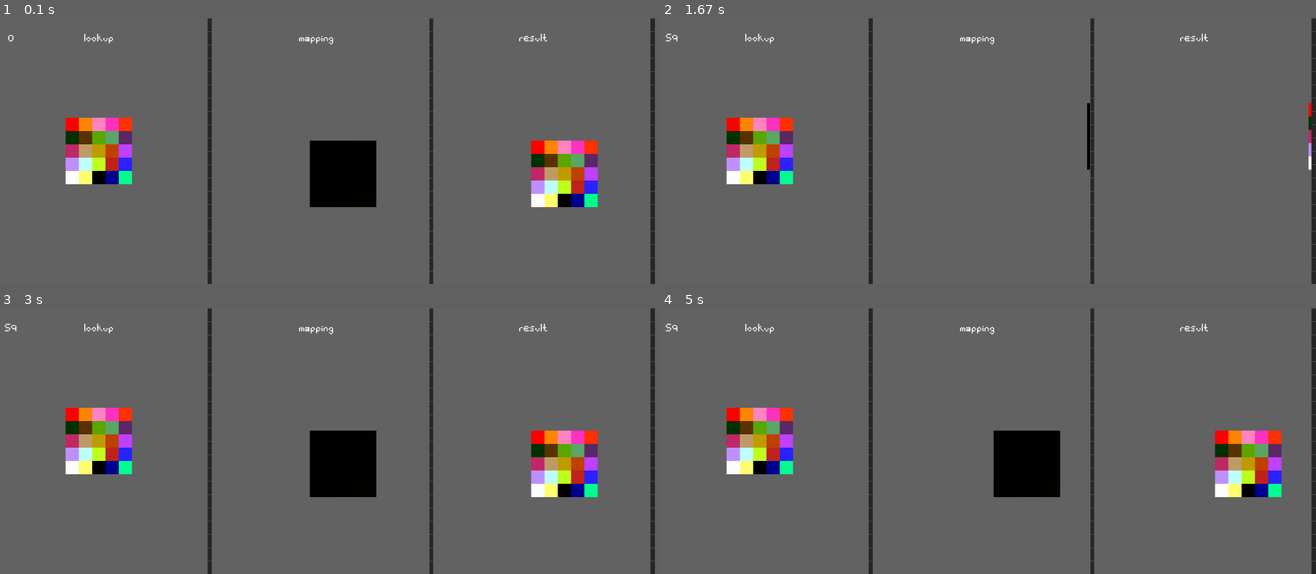
Above: before the commit, frames 1-4 (two rows, left to right).
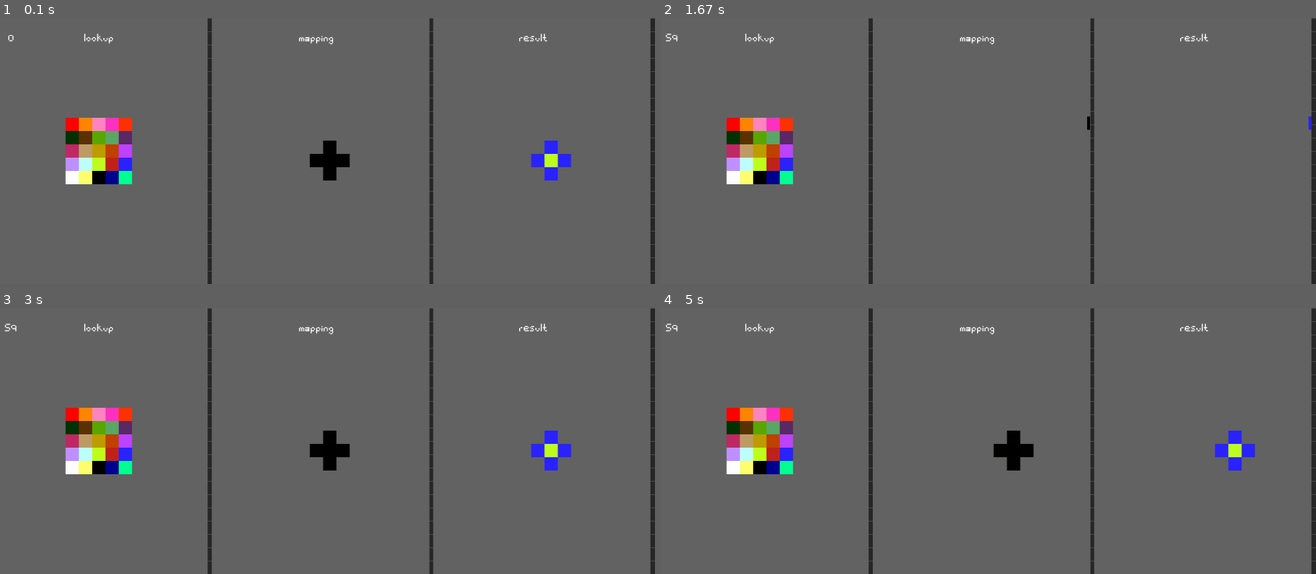
Above: after the commit, the same moments.

Repository: Mimkaa/Game_dev_trinkets
Game: pygame game, started from UV_Mapping_Pixel_ART/main.py
Two runs of this game, one before a commit and one after it. Both use one fixed random seed, a clock stepped at 60 frames per second and the inputs below.
Inputs:
- Up to frame 1 (0.1 s): no input
- Up to frame 2 (1.67 s): hold Right 0.33-0.8 s; hold Up 0.83-1.13 s; hold Right 1.17-1.63 s
- Up to frame 3 (3 s): hold Left 1.67-2.2 s; hold Down 2.23-2.53 s; hold Left 2.57-2.97 s
- Up to frame 4 (5 s): hold Up 3-3.37 s; hold Right 3.4-4.03 s; hold Down 4.07-4.43 s; hold Left 4.47-4.93 s; hold Right from 4.97 s (still down)

The runs differ from the first frame. In frame 1, 4.6% of the frame differs, in the area x 47-92%, y 46-72%; in frame 2, 0.2%; in frame 3, 4.6%; in frame 4, 4.6%.

Commit message:
Fix of logic in main logic function

Diff:
--- a/UV_Mapping_Pixel_ART/main.py
+++ b/UV_Mapping_Pixel_ART/main.py
@@ -17,6 +17,7 @@
     def load_data(self):
         self.font = path.join("PixelatedRegular-aLKm.ttf")
         self.lookup = pg.image.load(path.join("lookup.png")).convert_alpha()
+        self.flower=pg.image.load(path.join("flower.png")).convert_alpha()
 
     def draw_text(self, text, font_name, size, color, x, y, align="nw"):
         font = pg.font.Font(font_name, size)
@@ -55,7 +56,7 @@
         self.surfaces[0].blit(lookup, (self.surfaces[0].get_width() / 2 - lookup.get_width() / 2,
                                        self.surfaces[0].get_height() / 2 - lookup.get_height() / 2))
 
-        self.agent = Testing(self, (self.surfaces[0].get_width() // 2, self.surfaces[0].get_height() // 2), self.lookup)
+        self.agent = Testing(self, (self.surfaces[0].get_width() // 2, self.surfaces[0].get_height() // 2), self.lookup, self.flower)
 
     def run(self):
         # game loop - set self.playing = False to end the game
--- a/UV_Mapping_Pixel_ART/testing.py
+++ b/UV_Mapping_Pixel_ART/testing.py
@@ -6,7 +6,7 @@
 
 
 class Testing:
-    def __init__(self, game, pos, image):
+    def __init__(self, game, pos, image_origin, image_to_map):
         self.game = game
 
         self.pos = vec(pos)
@@ -25,11 +25,13 @@
         self.rect.center = self.pos
         self.hit_rect.bottom = self.rect.bottom
         self.hit_rect.centerx = self.rect.centerx
-        self.colors, self.mapping = self.create_UV_mapping(image)
-        self.origin_width = image.get_width()
-        self.origin_height = image.get_height()
-        self.mapping_img = pg.Surface((image.get_width() * TILESIZE, image.get_height() * TILESIZE))
-        self.result = pg.Surface((image.get_width() * TILESIZE, image.get_height() * TILESIZE))
+
+        self.image_to_map = image_to_map
+        self.colors, self.mapping = self.create_UV_mapping(image_origin, image_to_map)
+        self.image_width = image_to_map.get_width()
+        self.image_height = image_to_map.get_height()
+        self.mapping_img = pg.Surface((image_to_map.get_width() * TILESIZE, image_to_map.get_height() * TILESIZE),pg.SRCALPHA)
+        self.result = pg.Surface((image_to_map.get_width() * TILESIZE, image_to_map.get_height() * TILESIZE),pg.SRCALPHA)
 
     def get_keys(self):
         self.vel = vec(0, 0)
@@ -53,27 +55,48 @@
         img = Image.frombytes("RGBA", image.get_size(), raw_str)
         return img
 
-    def create_UV_mapping(self, surf):
-        im = self.surf_to_image(surf)
-        pixels = list(im.getdata())
-        width, height = im.size
-        colors = [[pixels[i + j * width] for i in range(width)] for j in range(height)]
-        mapping = [[(i, j, 0) for i in range(width)] for j in range(height)]
-        return colors, mapping
+    def create_UV_mapping(self, or_surf, frame):
+        im_or = self.surf_to_image(or_surf)
+        pixels_or = list(im_or.getdata())
+
+        im_frame = self.surf_to_image(frame)
+        pixels_frame = list(im_frame.getdata())
+
+        width_or, height_or = im_or.size
+        colors_origin = [[pixels_or[i + j * width_or] for i in range(width_or)] for j in range(height_or)]
+        mapping_1d = [(0, 0, 0, 0)] * len(pixels_frame)
+
+        for n, p in enumerate(pixels_frame):
+            for m, p_o in enumerate(pixels_or):
+                x = m % width_or
+                y = m // width_or
+                if p == p_o:
+                    # I had to switch them because they somehow are getting switched during the iteration
+                    mapping_1d[n] = (y, x, 0, 255)
+
+
+        width_frame, height_frame = im_frame.size
+        mapping_2d = [[mapping_1d[i + j * width_frame] for i in range(width_frame)] for j in range(height_frame)]
+        # width, height = im_or.size
+
+        # mapping = [[(i, j, 0) for i in range(width)] for j in range(height)]
+        return colors_origin, mapping_2d
 
     def update(self):
         # creating images
 
         # mapping
-        for i in range(self.origin_width):
-            for j in range(self.origin_height):
+        for i in range(self.image_width):
+            for j in range(self.image_height):
                 pg.draw.rect(self.mapping_img, self.mapping[i][j], (i * TILESIZE, j * TILESIZE, TILESIZE, TILESIZE))
 
         # result of mapping
-        for i in range(self.origin_width):
-            for j in range(self.origin_height):
-                pg.draw.rect(self.result, self.colors[self.mapping[i][j][0]][self.mapping[i][j][1]],
-                             (i * TILESIZE, j * TILESIZE, TILESIZE, TILESIZE))
+        for i in range(self.image_width):
+            for j in range(self.image_height):
+                color=self.colors[self.mapping[i][j][0]][self.mapping[i][j][1]]
+                if self.mapping[i][j][3]>0:
+                    pg.draw.rect(self.result, color,
+                                 (i * TILESIZE, j * TILESIZE, TILESIZE, TILESIZE))
 
         self.get_keys()
 
Not shown, changed: UV_Mapping_Pixel_ART/README.md
Binary file added: UV_Mapping_Pixel_ART/flower.png
Binary file added: UV_Mapping_Pixel_ART/images/ins2.png
